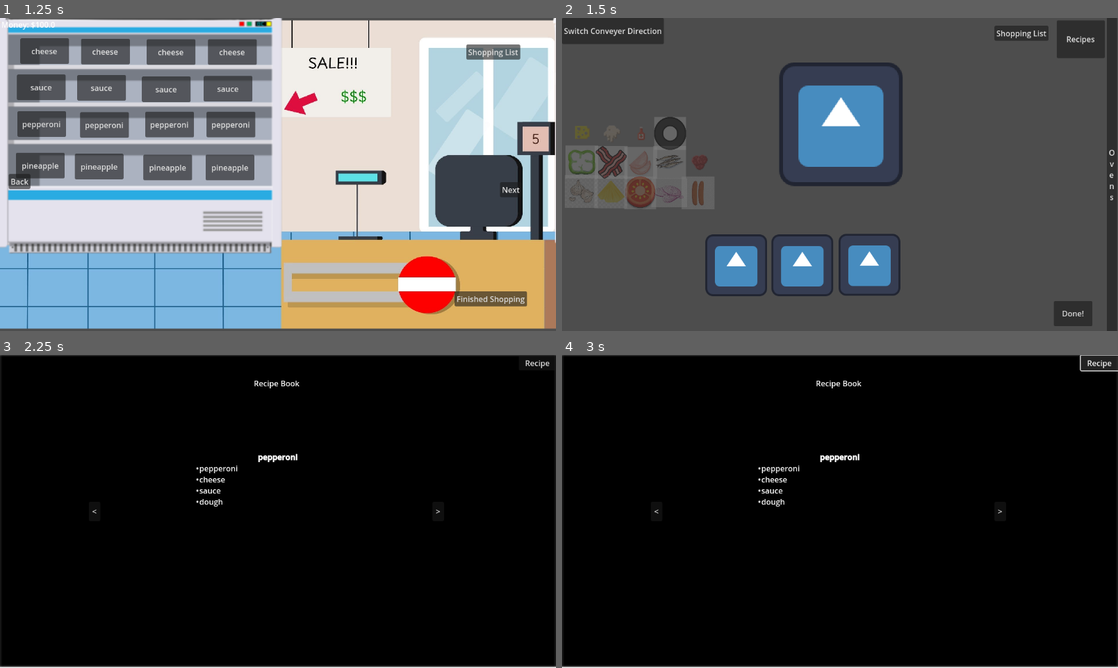
Above: before the commit, frames 1-4 (two rows, left to right).
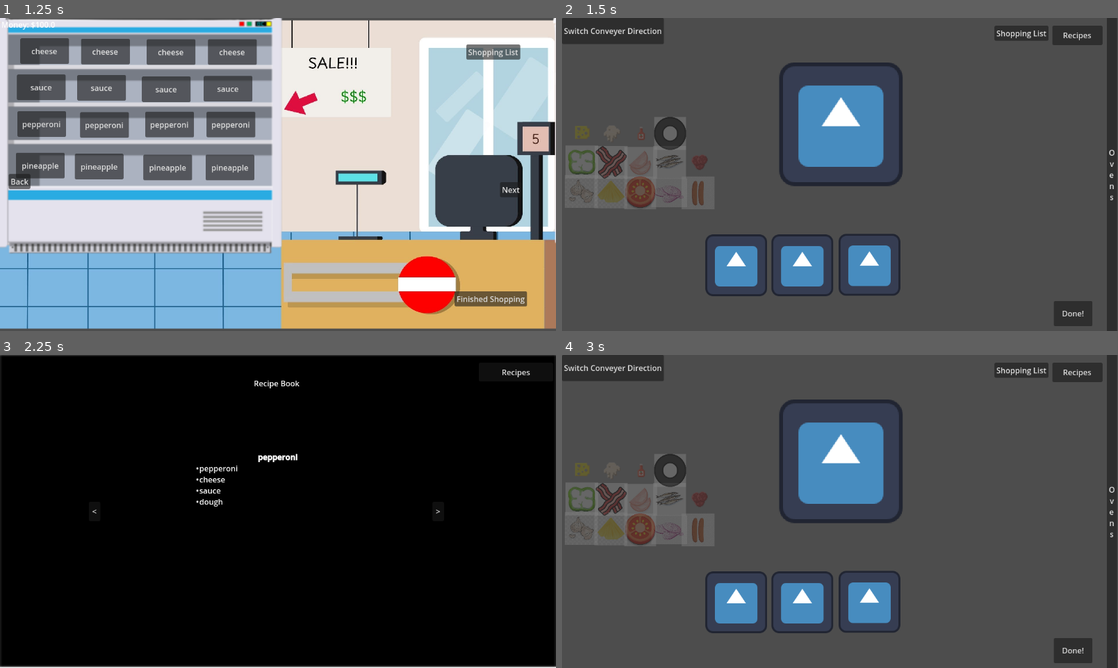
Above: after the commit, the same moments.

Repository: Leone2004/LandLockedLigersGame
Game: Godot game, scene res://Scenes/mainmenu.tscn
The game is run twice, just before and just after one commit, with the same random seed, the same clock (stepped at 60 frames per second) and the same inputs. The engine's default icon, where the game draws it, is replaced by a stand-in: a white triangle on a blue panel in a dark square.
Inputs (mouse positions are in pixels of both pictures, inside the frame that each line leads up to):
- Up to frame 1 (1.25 s): click (283, 111) at 0.5 s
- Up to frame 2 (1.5 s): click "Finished Shopping" at 1.25 s
- Up to frame 3 (2.25 s): click "Recipes" at 2 s
- Up to frame 4 (3 s): click "Recipe" (after the commit: "Recipes") at 2.75 s

Frame 1 is identical in both runs. In frame 2, 0.7% of the frame differs, in the area x 88-98%, y 0-13%; in frame 3, 0.1%; in frame 4, 100%, in the area x 0-100%, y 0-100%.

Commit message:
fixed recipe buttons

Diff:
--- a/cookingupsuccessgame/Scenes/cooking.tscn
+++ b/cookingupsuccessgame/Scenes/cooking.tscn
@@ -26,17 +26,15 @@
 metadata/_edit_use_anchors_ = true
 
 [node name="RecipeButton" type="Button" parent="CanvasLayer"]
-anchors_preset = -1
-anchor_left = -2.571
-anchor_top = 0.07
-anchor_right = -2.571
-anchor_bottom = 0.07
-offset_left = 3986.79
-offset_top = -40.36
-offset_right = 4086.79
-offset_bottom = 37.64
+anchors_preset = 1
+anchor_left = 1.0
+anchor_right = 1.0
+offset_left = -136.0
+offset_top = 16.0
+offset_right = -32.0
+offset_bottom = 56.0
+grow_horizontal = 0
 text = "Recipes"
-metadata/_edit_use_anchors_ = true
 
 [node name="ShoppingList" type="Button" parent="CanvasLayer"]
 anchors_preset = 1
@@ -66,13 +64,17 @@
 metadata/_edit_use_anchors_ = true
 
 [node name="RecipeBook" type="CanvasLayer" parent="CanvasLayer"]
+visible = false
 
 [node name="RecipeButton2" type="Button" parent="CanvasLayer/RecipeBook"]
-offset_left = 1075.0
-offset_top = 1.0
-offset_right = 1154.0
-offset_bottom = 32.0
-text = "Recipe"
+anchors_preset = -1
+anchor_left = -0.0651042
+anchor_bottom = 0.0123457
+offset_left = 1067.0
+offset_top = 16.0
+offset_right = 1146.0
+offset_bottom = 47.0
+text = "Recipes"
 metadata/_edit_use_anchors_ = true
 
 [node name="RecipeLabel" type="Label" parent="CanvasLayer/RecipeBook"]
@@ -237,6 +239,7 @@
 [connection signal="pressed" from="CanvasLayer/ShoppingList" to="." method="_on_shopping_list_pressed"]
 [connection signal="pressed" from="CanvasLayer/Button2" to="." method="_on_nextday_pressed"]
 [connection signal="pressed" from="CanvasLayer/Conveyer Direction Switch" to="." method="_on_conveyer_direction_switch_pressed"]
+[connection signal="pressed" from="CanvasLayer/RecipeBook/RecipeButton2" to="." method="_on_recipe_pressed"]
 [connection signal="pressed" from="CanvasLayer/RecipeBook/Previous" to="." method="_on_previous_pressed"]
 [connection signal="pressed" from="CanvasLayer/RecipeBook/Next" to="." method="_on_next_pressed"]
 [connection signal="area_entered" from="Conveyer Belt" to="." method="_on_conveyer_belt_area_entered"]
